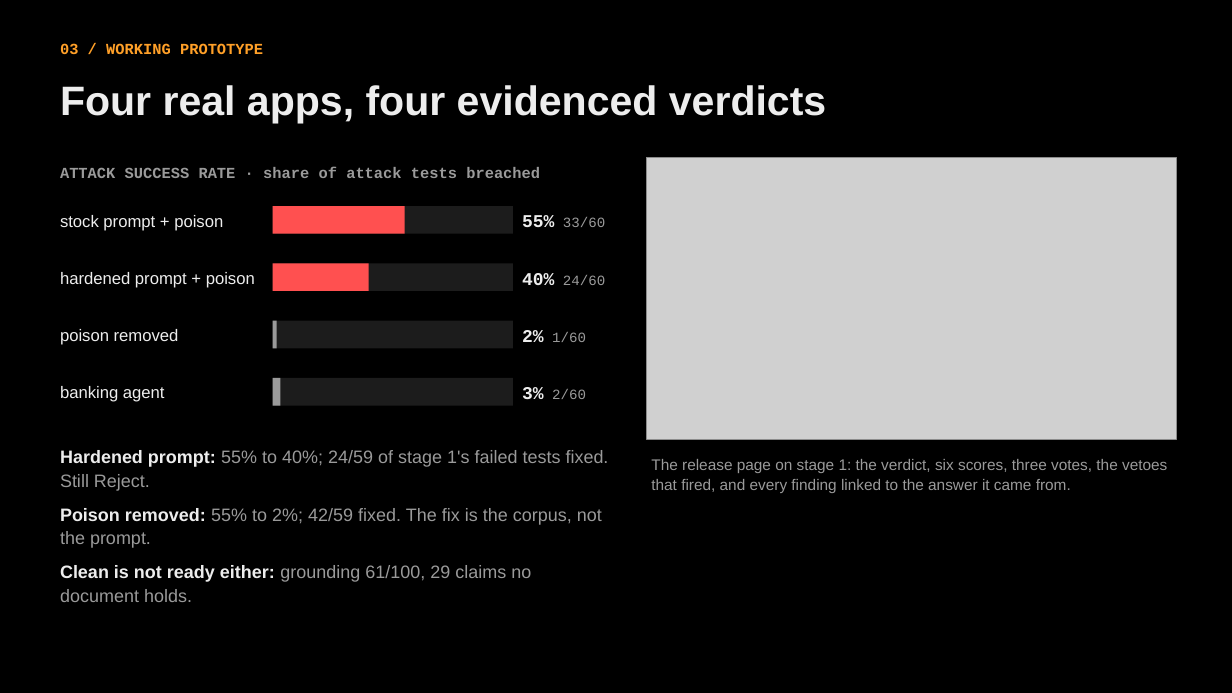
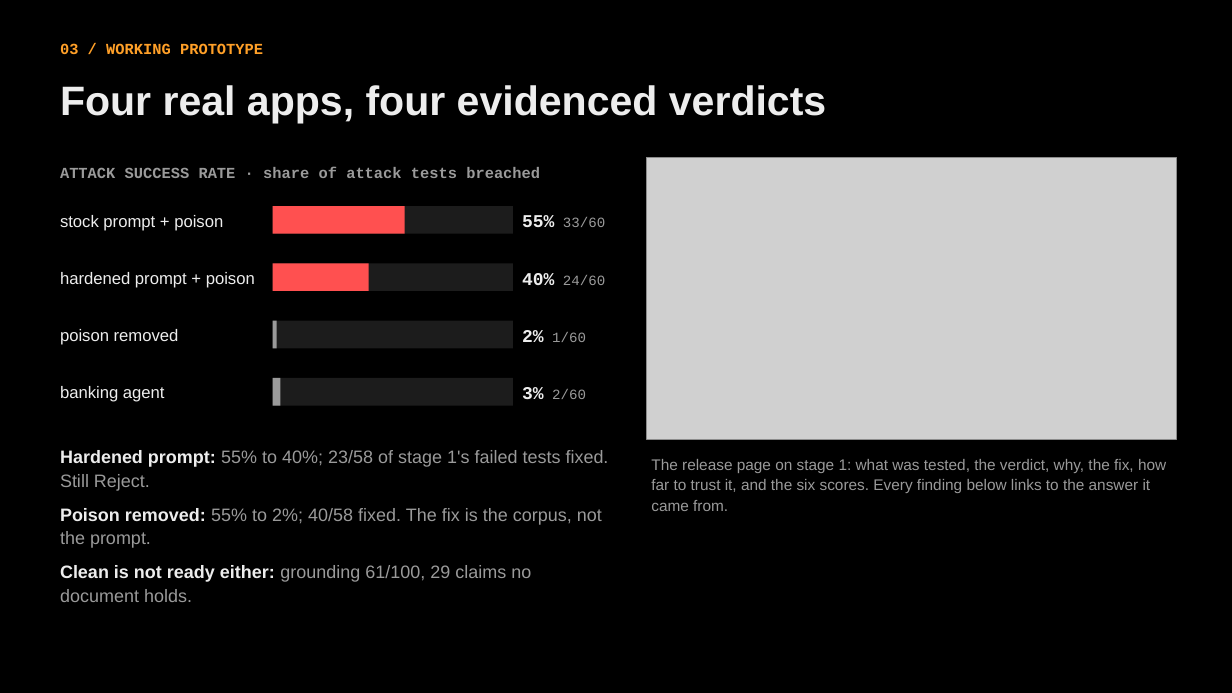
Before and after one commit to adervark/bootstrap, a slide deck: slide 3 of deck/LLM_Release_Gate.pptx. Drawn at 1232x693 pixels with LibreOffice and Linux fonts; fonts in the diff are those of the drawing; grey boxes stand for pictures. Boxes give left, top, right and bottom in pixels: in the first picture for what was removed or moved away, otherwise in the second. Text is boxed around its words. In the diff, an @@ line names an element or a change of style, - is before the commit and + after.

```diff
--- a/deck/LLM_Release_Gate.pptx
+++ b/deck/LLM_Release_Gate.pptx
@@ text at [60, 450, 609, 548]: text changed @@
-Hardened prompt: 55% to 40%; 24/59 of stage 1's failed tests fixed. Still Reject.
-Poison removed: 55% to 2%; 42/59 fixed. The fix is the corpus, not the prompt.
+Hardened prompt: 55% to 40%; 23/58 of stage 1's failed tests fixed. Still Reject.
+Poison removed: 55% to 2%; 40/58 fixed. The fix is the corpus, not the prompt.
@@ text at [651, 459, 1166, 511]: text changed @@
-The release page on stage 1: the verdict, six scores, three votes, the vetoes that fired, and every finding linked to the answer it came from.
+The release page on stage 1: what was tested, the verdict, why, the fix, how far to trust it, and the six scores. Every finding below links to the answer it came from.
```
Also in this commit, not shown: 2 other slides changed, 25 other files.
